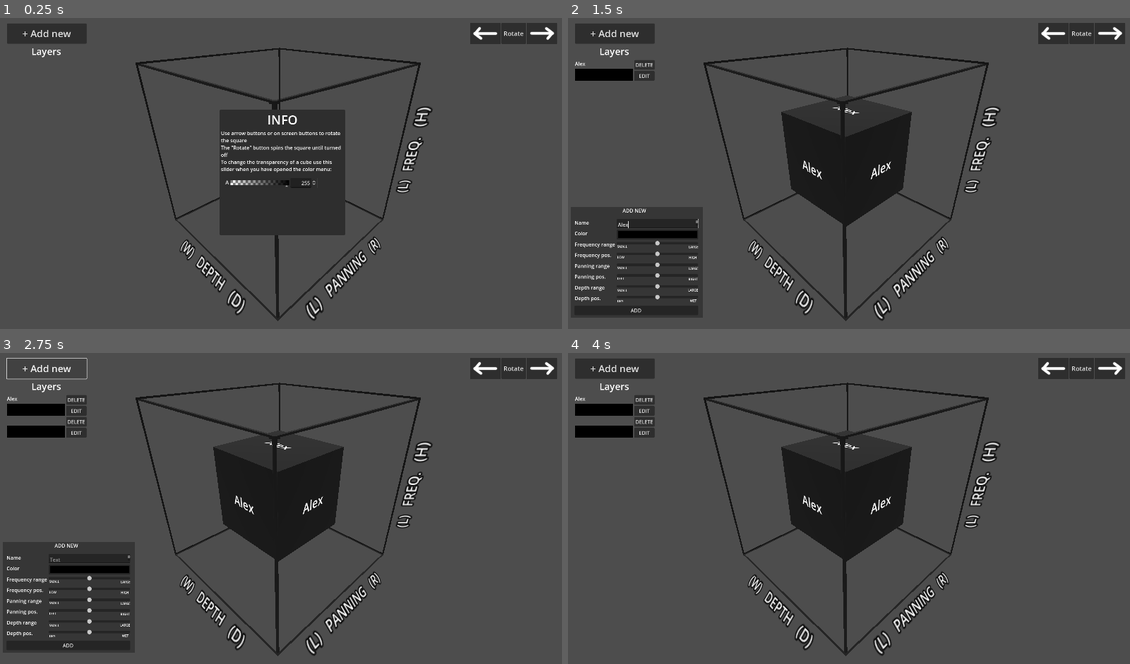
Above: before the commit, frames 1-4 (two rows, left to right).
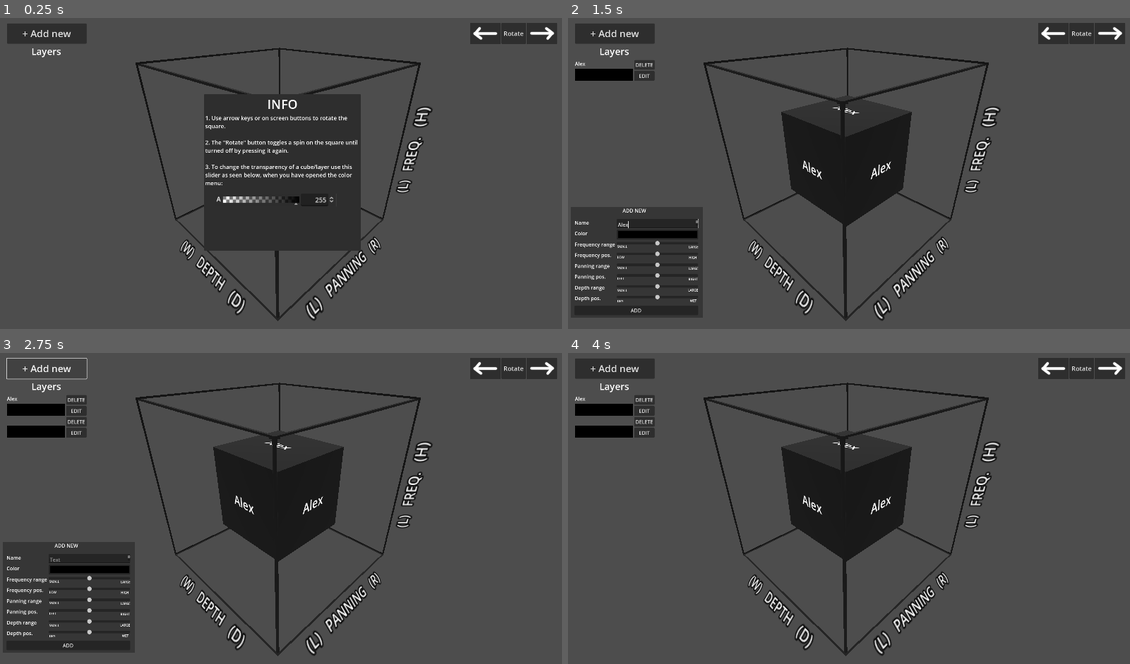
Above: after the commit, the same moments.

Repository: Maxi0272/DDU-eksamen
Game: Godot game, scene res://main.tscn
Same seed, same stepped clock (60 frames per second), same inputs: the game is played once before the commit and once after it.
Inputs (mouse positions are in pixels of both pictures, inside the frame that each line leads up to):
- Up to frame 1 (0.25 s): no input
- Up to frame 2 (1.5 s): click "+ Add new" at 0.5 s; click (657, 223) at 1.27 s; type "Alex" at 1.35 s
- Up to frame 3 (2.75 s): click "+ Add new" at 2 s
- Up to frame 4 (4 s): click "EDIT" at 2.75 s; click "ADD" at 3.5 s

The runs differ from the first frame. In frame 1, 6.4% of the frame differs, in the area x 36-65%, y 24-75%; in frame 2, less than 0.1%; in frame 3, less than 0.1%; in frame 4, less than 0.1%.

Commit message:
UI ændringer på "INFO popup"

Diff:
--- a/Program/main.tscn
+++ b/Program/main.tscn
@@ -115,16 +115,16 @@
 [node name="PopupPanel" type="PopupPanel" parent="Canvas_layer/HUD"]
 title = "INFO"
 initial_position = 1
-size = Vector2i(400, 400)
+size = Vector2i(500, 500)
 visible = true
 always_on_top = true
-max_size = Vector2i(400, 400)
+max_size = Vector2i(500, 500)
 
 [node name="VBoxContainer" type="VBoxContainer" parent="Canvas_layer/HUD/PopupPanel"]
 offset_left = 4.0
 offset_top = 4.0
-offset_right = 396.0
-offset_bottom = 396.0
+offset_right = 496.0
+offset_bottom = 496.0
 
 [node name="Label" type="Label" parent="Canvas_layer/HUD/PopupPanel/VBoxContainer"]
 layout_mode = 2
@@ -134,14 +134,19 @@
 
 [node name="RichTextLabel" type="RichTextLabel" parent="Canvas_layer/HUD/PopupPanel/VBoxContainer"]
 layout_mode = 2
-text = "Use arrow buttons or on screen buttons to rotate the square
-The \"Rotate\" button spins the square until turned off
-To change the transparency of a cube use this slider when you have opened the color menu:"
+theme_override_font_sizes/normal_font_size = 18
+text = "1. Use arrow keys or on screen buttons to rotate the square.
+
+2. The \"Rotate\" button toggles a spin on the square until turned off by pressing it again.
+
+3. To change the transparency of a cube/layer use this slider as seen below, when you have opened the color menu:"
 fit_content = true
 
 [node name="Sprite2D" type="Sprite2D" parent="Canvas_layer/HUD/PopupPanel/VBoxContainer"]
 position = Vector2(160, 230)
+scale = Vector2(1.3, 1.3)
 texture = ExtResource("4_cgdhi")
+offset = Vector2(50, 80)
 
 [node name="Box_list_container" type="VBoxContainer" parent="Canvas_layer/HUD"]
 layout_mode = 0
